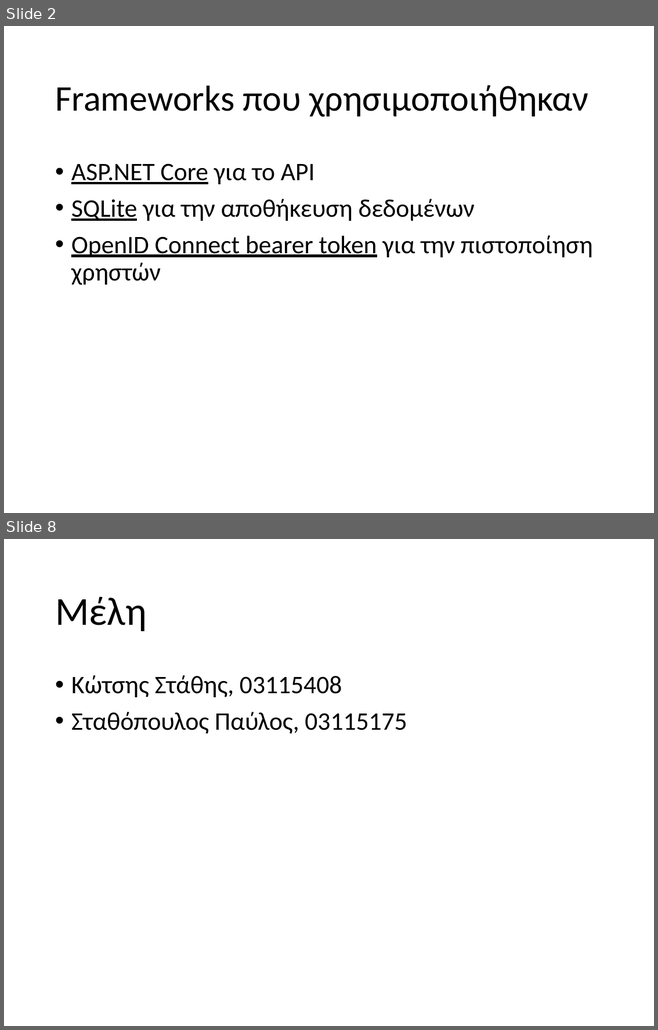
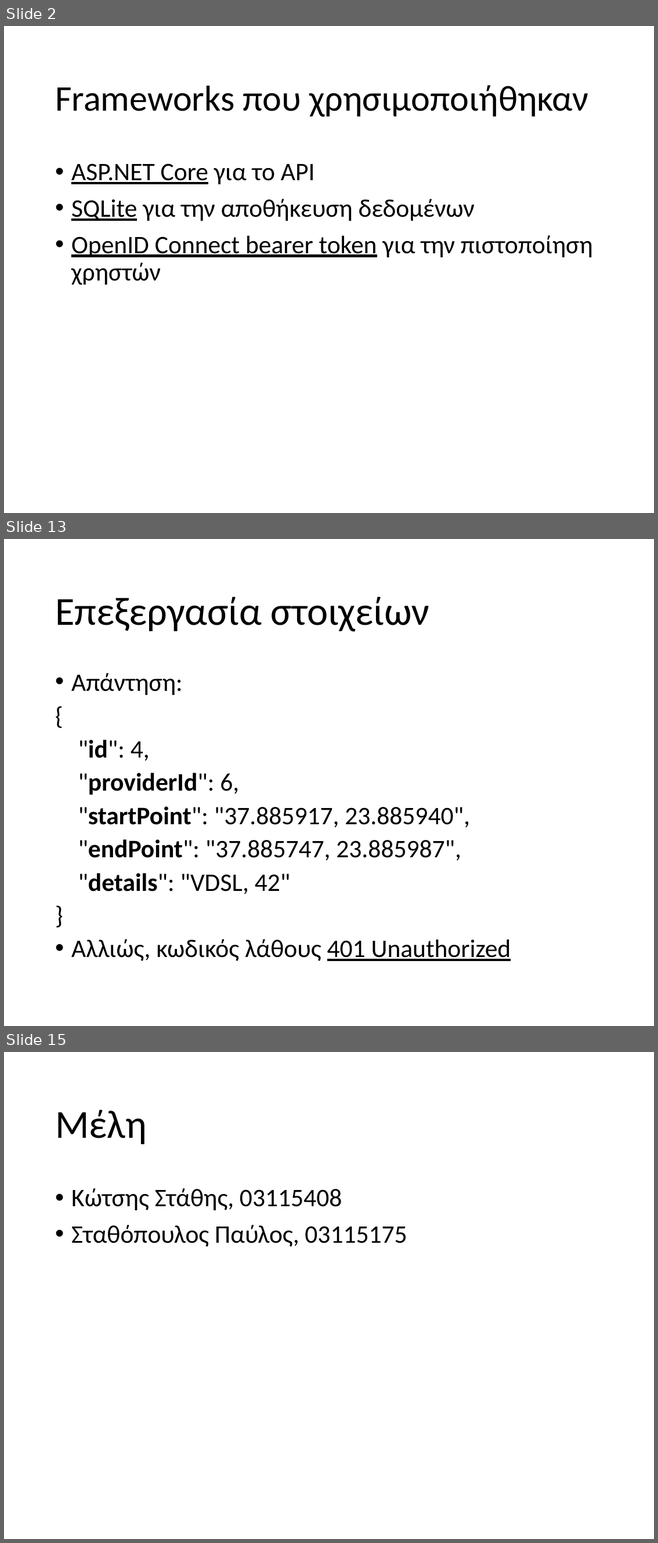
Before and after one commit to staks1/networkApi, a slide deck: Final.pptx. Shown one above the other, each under a label of ours: slides 2 and 8 before the commit, slides 2, 13 and 15 after it; the slides between them are not shown. The pictures are 658x1030 and 658x1543 pixels, drawn with LibreOffice and Linux fonts; fonts in the diff are those of the drawing. Boxes give left, top, right and bottom in pixels: in the first picture for what was removed or moved away, otherwise in the second. Text is boxed around its words. In the diff, an @@ line names an element or a change of style, - is before the commit and + after.

```diff
--- a/Final.pptx
+++ b/Final.pptx
@@ slide 13 added at box(4, 539, 654, 1026), background #FFFFFF @@
@@ title added at box(55, 596, 429, 632), 44 pt, text #000000 @@
+Επεξεργασία στοιχείων
@@ text added at box(71, 673, 511, 961), 28 pt, text #000000 @@
+• Απάντηση:
+{
+"id": 4,
+"providerId": 6,
+"startPoint": "37.885917, 23.885940",
+"endPoint": "37.885747, 23.885987",
+"details": "VDSL, 42"
+}
+• Αλλιώς, κωδικός λάθους 401 Unauthorized
@@ what was slide 8 is now slide 15 @@
```
Also in this commit, not shown: 4 slides changed, 7 other slides added, 1 slide removed, 7 other files.
